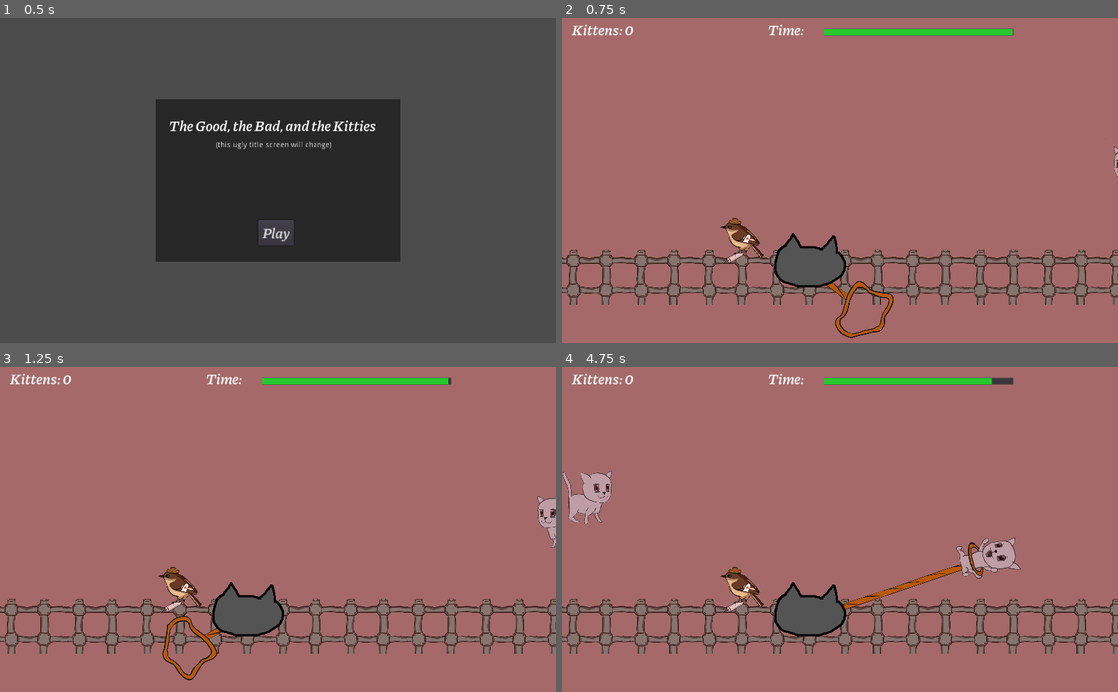
Above: before the commit, frames 1-4 (two rows, left to right).
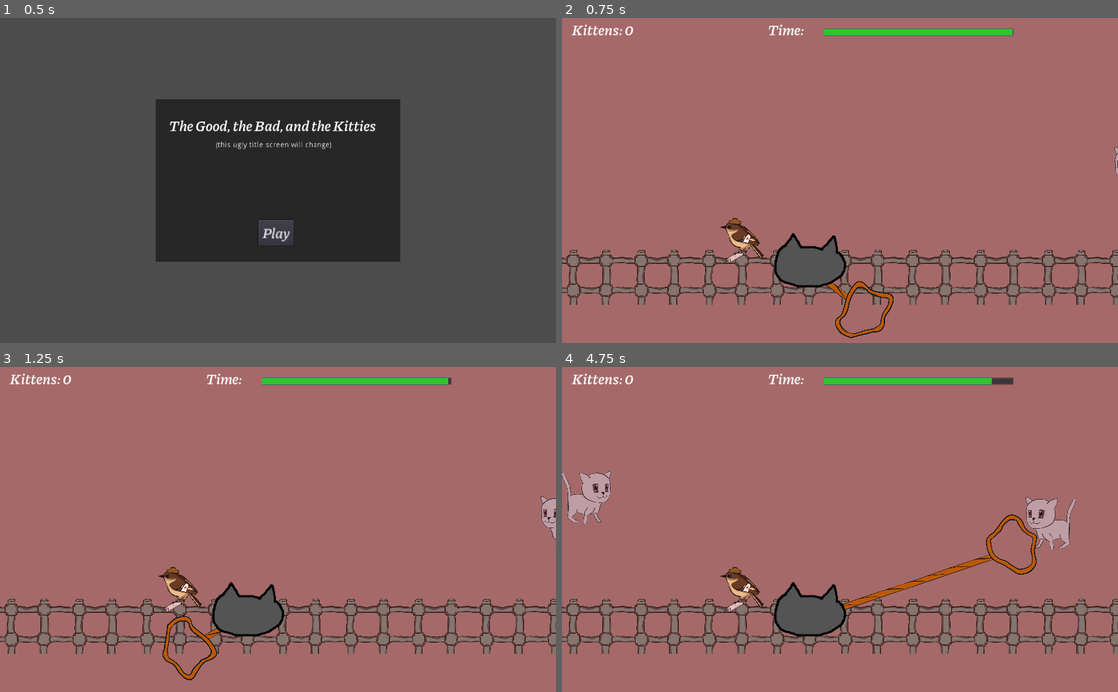
Above: after the commit, the same moments.

Repository: metcalf-putnam/purrposeful_jam_2020
Game: Godot game, scene res://ui/main.tscn
Same seed, same stepped clock (60 frames per second), same inputs: the game is played once before the commit and once after it. Sound files missing from this copy of the repository are replaced by a short silence.
Inputs (mouse positions are in pixels of both pictures, inside the frame that each line leads up to):
- Up to frame 1 (0.5 s): no input
- Up to frame 2 (0.75 s): click "Play" at 0.5 s
- Up to frame 3 (1.25 s): no input
- Up to frame 4 (4.75 s): move the mouse to (734, 597) at 1.27 s; click (734, 597) at 1.42 s; move the mouse to (728, 545) at 2.02 s; click (728, 545) at 2.17 s; move the mouse to (895, 458) at 2.77 s; click (895, 458) at 2.92 s; move the mouse to (812, 594) at 3.52 s; click (812, 594) at 3.67 s; move the mouse to (1006, 578) at 4.27 s; click (1006, 578) at 4.42 s

Frame 1 is identical in both runs. In frame 2, less than 0.1% of the frame differs, in the area x 97-100%, y 37-49%; in frame 3, 0.2%; in frame 4, 2.4%, in the area x 0-93%, y 31-75%.

Commit message:
made kitten speed variable, added ysort capability on spawner

Diff:
--- a/bird/bird.gd
+++ b/bird/bird.gd
@@ -37,7 +37,7 @@
 	update_sprite()
 
 
-func _on_Area2D_input_event(viewport, event, shape_idx):
+func _on_Area2D_input_event(_viewport, event, _shape_idx):
 	if event is InputEventMouseButton:
 		if event.pressed and can_sing:
 			get_tree().set_input_as_handled()
--- a/kitten/kitten.gd
+++ b/kitten/kitten.gd
@@ -3,11 +3,10 @@
 var caught = false
 var capture_complete = false
 var direction
-var speed = 50
+var speed = 50.0
 enum State {WALKING, LISTENING, IDLE}
 var state = State.IDLE
 var meows = []
-var rng = RandomNumberGenerator.new()
 
 
 func _ready():
@@ -16,6 +15,10 @@
 
 func init_meow(meow : AudioStream):
 	$Enter.stream = meow
+
+
+func init_speed(speed_in : float):
+	speed = speed_in
 
 
 func _on_Kitten_body_entered(body):
--- a/kitten_manager/kitten_manager.gd
+++ b/kitten_manager/kitten_manager.gd
@@ -1,15 +1,24 @@
 extends Node2D
-var rng = RandomNumberGenerator.new()
+
 export (PackedScene) var Kitten
 export (PackedScene) var Puppy
-export var right_walking = true
+
+# spawn time and location vars
 var random_limit = 135
-var meows = []
 var min_time = 1.5
 var max_time = 3.5
+var min_speed = 40
+var max_speed = 60
+
+# cat-related vars
+var meows = []
+
+# puppy-related vars
 var time_spent = 0
 var puppy_index = 0
 var puppy_array = [2, 22, 42, 55]
+
+var rng = RandomNumberGenerator.new()
 
 
 func _ready():
@@ -47,14 +56,18 @@
 		kitten.init_meow(meows[rng.randi_range(0, len(meows) - 1)])
 	else:
 		kitten = Puppy.instance()
+
+	add_child(kitten)
 	if right_bool:
-		$RightSpawn.add_child(kitten)
+		kitten.position = $RightSpawn.position
 		kitten.walk(Vector2(-1, 0))
 		kitten.scale.x = -1
 	else:
-		$LeftSpawn.add_child(kitten)
+		kitten.position = $LeftSpawn.position
 		kitten.walk(Vector2(1, 0))
+
 	kitten.position += Vector2(0, rng.randf_range(-random_limit, random_limit))
+	kitten.init_speed(rng.randf_range(min_speed, max_speed))
 
 func get_random_kitten():
 	# TODO: when get different kitten types, pick one according to probability distribution
--- a/kitten_manager/kitten_manager.tscn
+++ b/kitten_manager/kitten_manager.tscn
@@ -3,7 +3,7 @@
 [ext_resource path="res://kitten_manager/kitten_manager.gd" type="Script" id=1]
 [ext_resource path="res://kitten/kitten.tscn" type="PackedScene" id=2]
 
-[node name="KittenManager" type="Node2D"]
+[node name="KittenManager" type="YSort"]
 script = ExtResource( 1 )
 Kitten = ExtResource( 2 )
 
--- a/root.tscn
+++ b/root.tscn
@@ -154,7 +154,7 @@
 autostart = true
 
 [node name="ColorRect2" type="ColorRect" parent="."]
-modulate = Color( 0, 0, 0, 0.752941 )
+modulate = Color( 0, 0, 0, 0 )
 margin_right = 1024.0
 margin_bottom = 600.0
 mouse_filter = 2
Not shown, changed: out/index.pck
